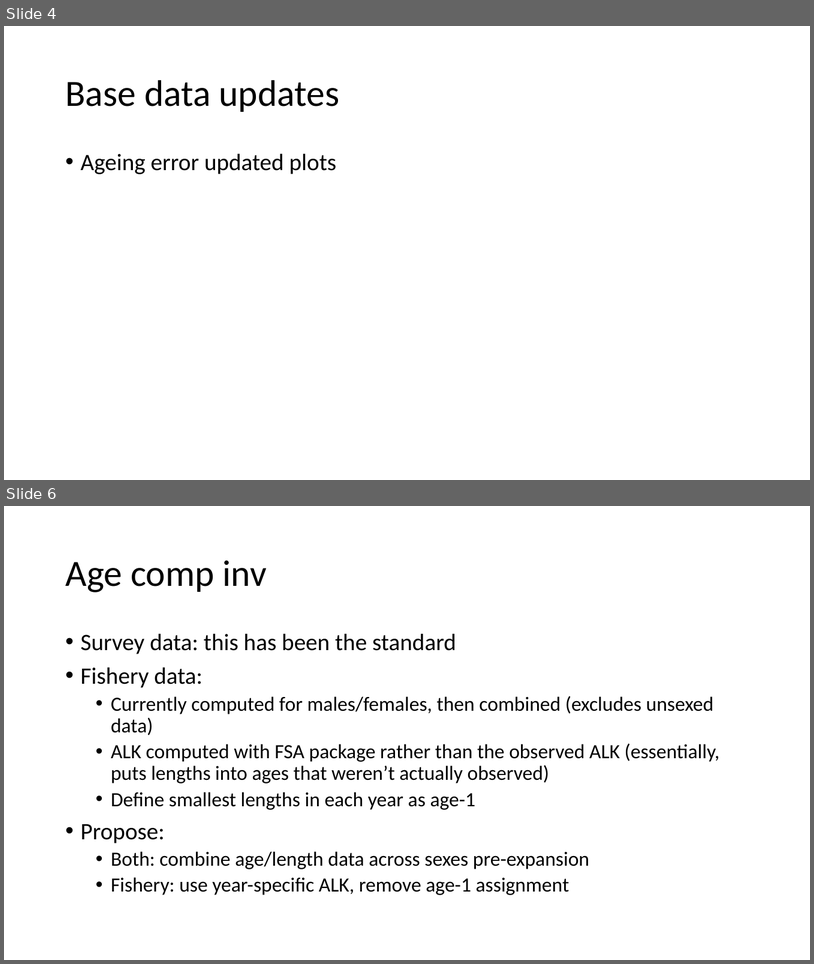
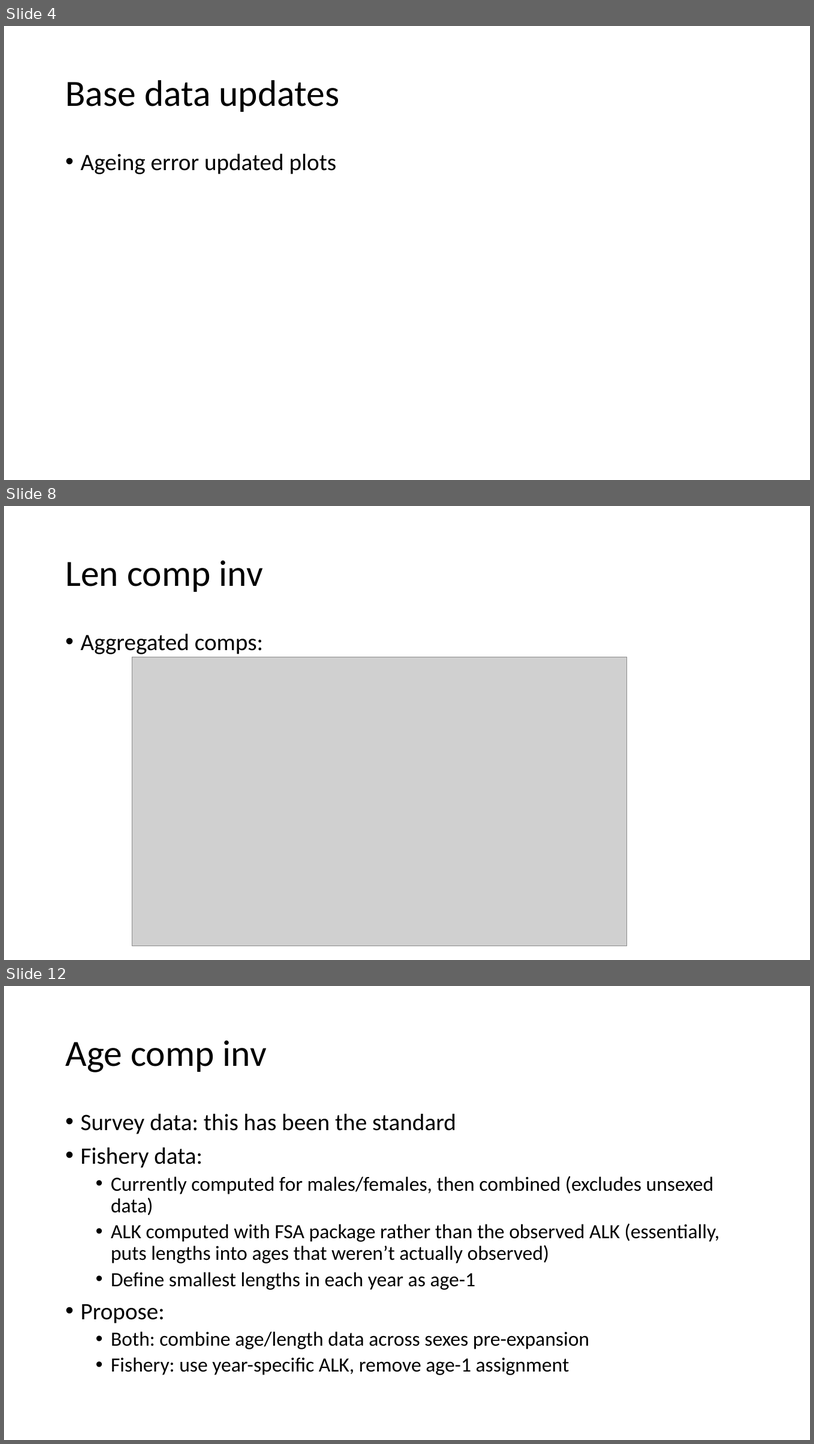
Before and after one commit to pete-hulson/goa_pcod, a slide deck: 2024/presentation/sept_pt/sept_pt_notes.pptx. Shown one above the other, each under a label of ours: slides 4 and 6 before the commit, slides 4, 8 and 12 after it; the slides between them are not shown. The pictures are 814x964 and 814x1444 pixels, drawn with LibreOffice and Linux fonts; fonts in the diff are those of the drawing; grey boxes stand for pictures. Boxes give left, top, right and bottom in pixels: in the first picture for what was removed or moved away, otherwise in the second. Text is boxed around its words. In the diff, an @@ line names an element or a change of style, - is before the commit and + after.

```diff
--- a/2024/presentation/sept_pt/sept_pt_notes.pptx
+++ b/2024/presentation/sept_pt/sept_pt_notes.pptx
@@ slide 8 added at [4,506,810,960], background #FFFFFF @@
@@ title added at [65,560,263,592], 44 pt, text #000000 @@
+Len comp inv
@@ text added at [81,633,263,654], 28 pt, text #000000 @@
+• Aggregated comps:
@@ picture added at [132,657,628,946] @@
@@ what was slide 6 is now slide 12 @@
```
Also in this commit, not shown: 4 slides changed, 5 other slides added, 8 other files.
